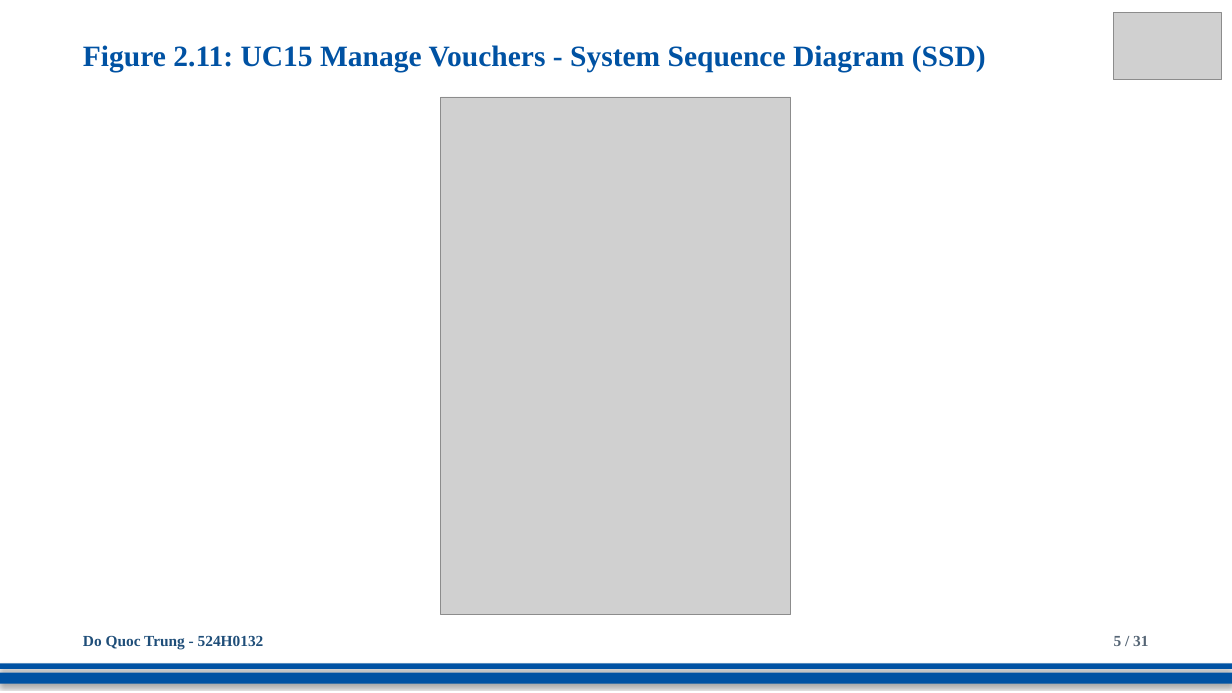
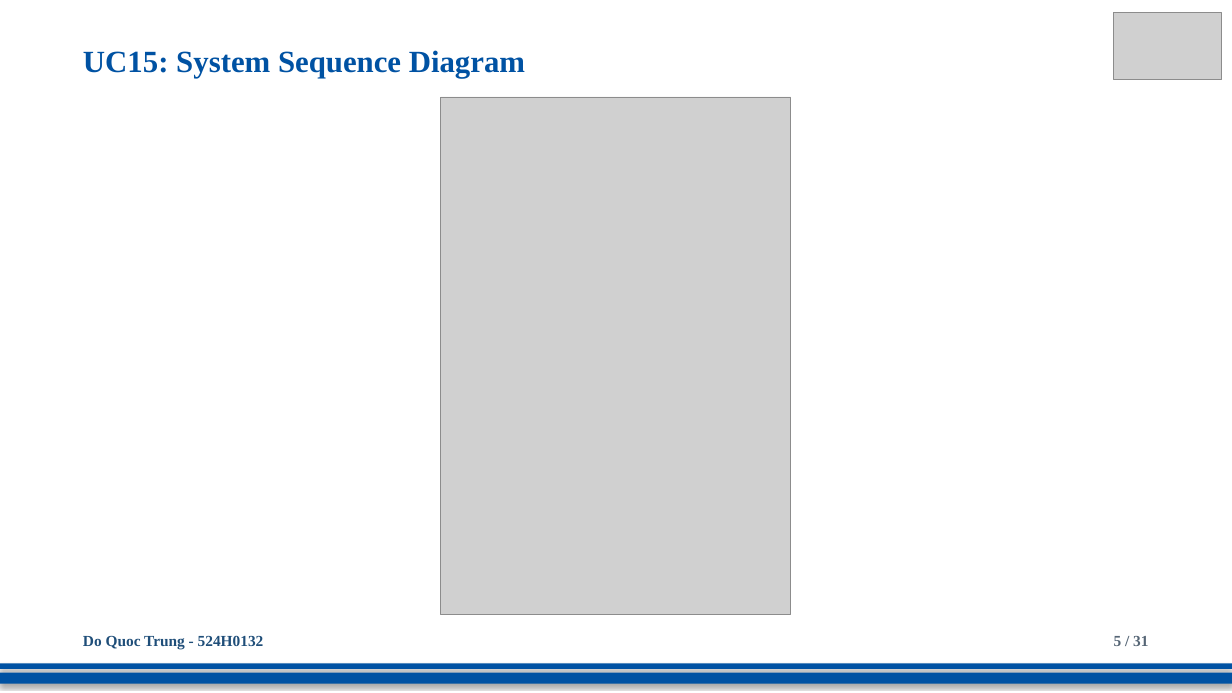
Before and after one commit to DoQuocTrung06/SaigonBite-RAD-TeamF10, a slide deck: slide 5 of Part_2/TeamF10_Presentation_for_SaigonBite.pptx. Drawn at 1232x693 pixels with LibreOffice and Linux fonts; fonts in the diff are those of the drawing; grey boxes stand for pictures. Boxes give left, top, right and bottom in pixels: in the first picture for what was removed or moved away, otherwise in the second. Text is boxed around its words. In the diff, an @@ line names an element or a change of style, - is before the commit and + after.

```diff
--- a/Part_2/TeamF10_Presentation_for_SaigonBite.pptx
+++ b/Part_2/TeamF10_Presentation_for_SaigonBite.pptx
@@ text at (83, 50, 525, 78): text changed; size 23 to 24 pt @@
-Figure 2.11: UC15 Manage Vouchers - System Sequence Diagram (SSD)
+UC15: System Sequence Diagram
```
Also in this commit, not shown: 29 other slides changed.
